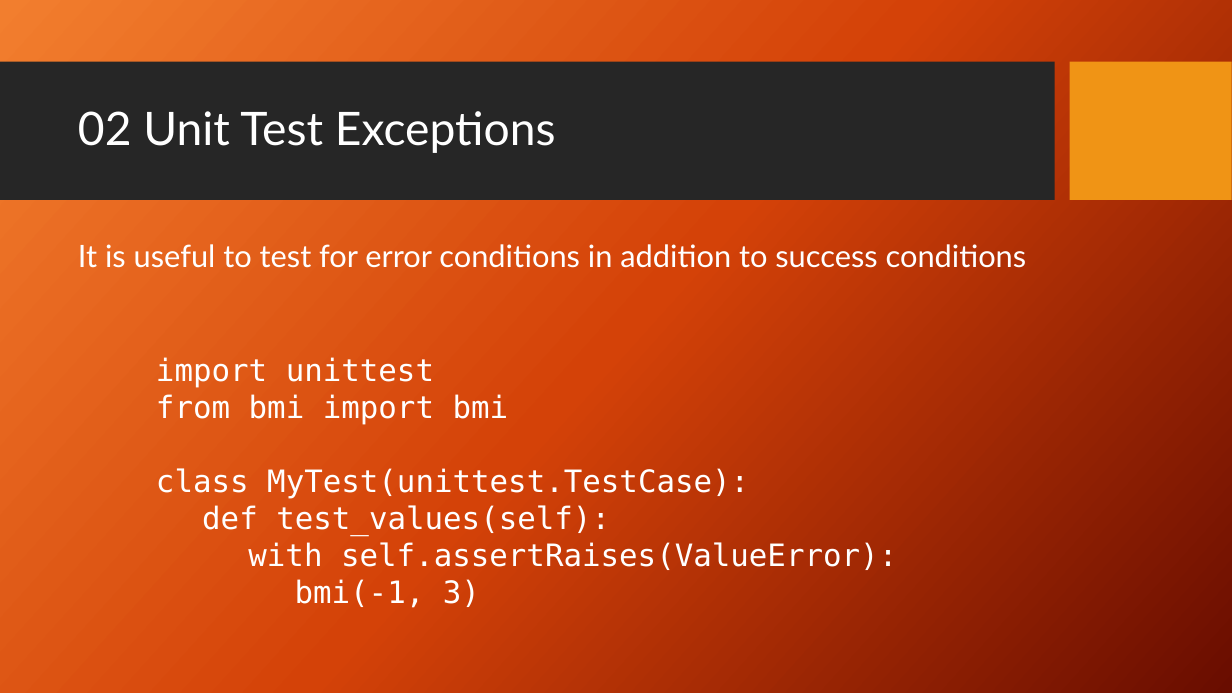
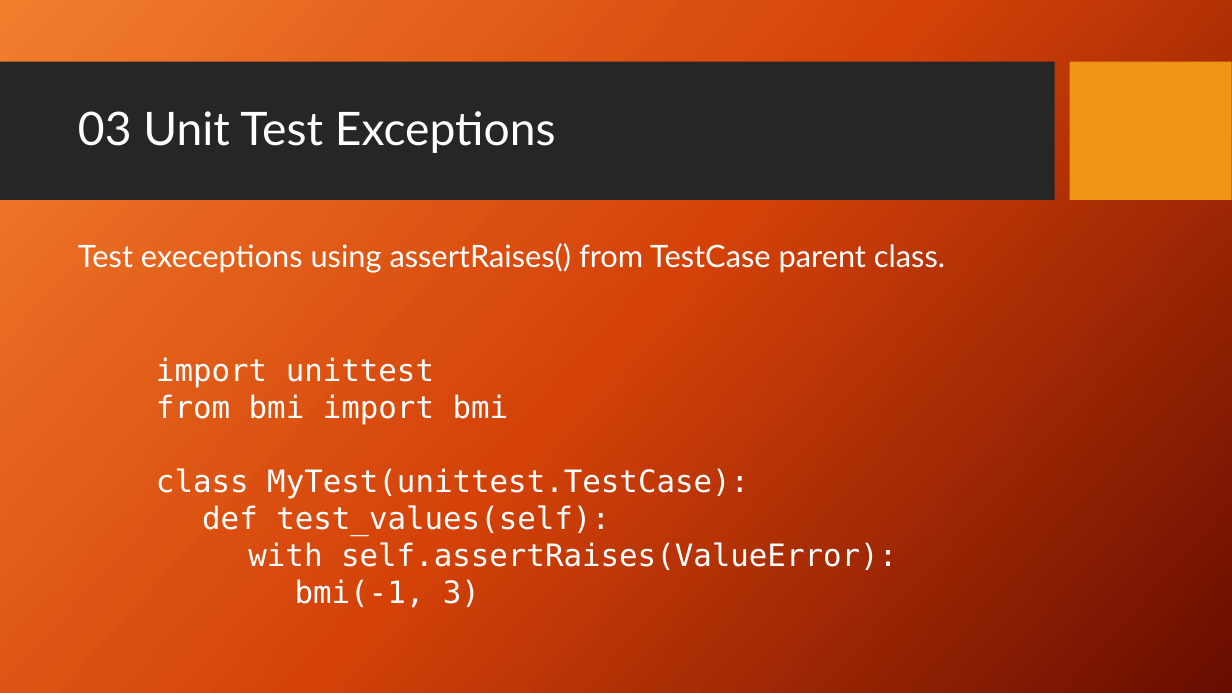
Before and after one commit to PrincetonUniversity/software_testing, a slide deck: slide 20 of UnitTestingSlides.pptx (slide 10 before the commit). Drawn at 1232x693 pixels with LibreOffice and Linux fonts; fonts in the diff are those of the drawing; background and template pictures are left out. Boxes give left, top, right and bottom in pixels: in the first picture for what was removed or moved away, otherwise in the second. Text is boxed around its words. In the diff, an @@ line names an element or a change of style, - is before the commit and + after.

```diff
--- a/UnitTestingSlides.pptx
+++ b/UnitTestingSlides.pptx
@@ title at (78, 111, 556, 153): text changed @@
-02 Unit Test Exceptions
+03 Unit Test Exceptions
@@ text at (78, 243, 945, 273): text changed @@
-It is useful to test for error conditions in addition to success conditions
+Test execeptions using assertRaises() from TestCase parent class.
```
Also in this commit, not shown: 10 other slides changed, 4 slides added.
